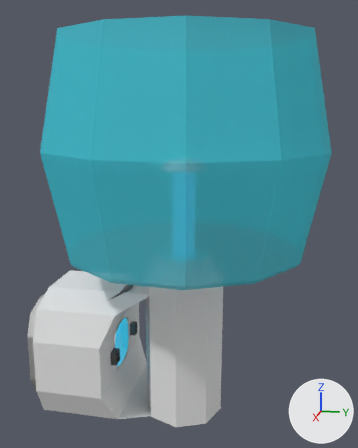
A saved change to the Blender file Assets/Models/connector_t.blend.
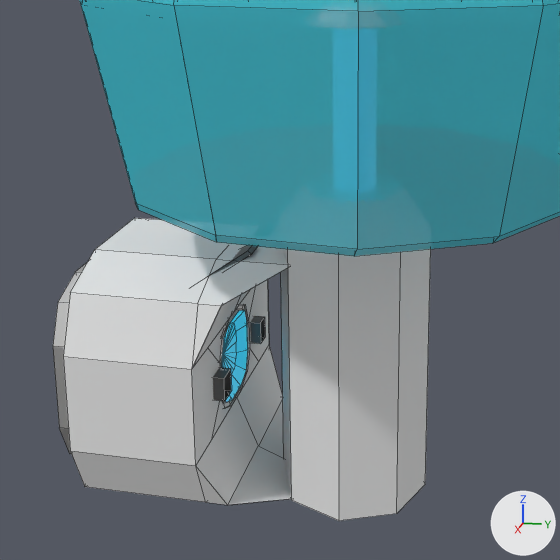
Each version is shown whole from a 50 mm camera at (3.48, 0.66, 1.86) aimed at (-0.03, -0.04, 0.98), then close up on the part from 0% to 81% of the width and 35% to 100% of the height. The lights are fixed; the arrows at lower right show +X, +Y and +Z. The close-ups show mesh edges as thin lines.

Script lines for the objects in view, before the commit:
```python
me_cube_001 = bpy.data.meshes.new('Cube.001')
me_cube_001.from_pydata(...)  # 56 vertices, 50 faces; spans x -0.3..0.3, y -0.3..0.3, z 0.0..1.96
# faces by material slot: [17, 25, 8]
me_cube_001.materials.append(mat_spacematerial)  # white #e7e7e7
me_cube_001.materials.append(mat_aluminium)  # light grey #e3e3e3
me_cube_001.materials.append(mat_electric)  # blue #489ae7
me_cube_002 = bpy.data.meshes.new('Cube.002')
me_cube_002.from_pydata(...)  # 115 vertices, 99 faces; spans x -0.5..0.5, y -1.1..0.0, z -0.5..0.5
# faces by material slot: [34, 38, 12, 15]
me_cube_002.materials.append(mat_spacematerial)  # white #e7e7e7
me_cube_002.materials.append(mat_aluminium)  # light grey #e3e3e3
me_cube_002.materials.append(mat_spacewool)  # yellow #e7d84f
me_cube_002.materials.append(mat_rubber)  # black #424242
me_cube_003 = bpy.data.meshes.new('Cube.003')
me_cube_003.from_pydata(...)  # 101 vertices, 94 faces; spans x -0.5..0.5, y -0.554..0.0, z -0.5..0.5
# faces by material slot: [18, 36, 40]
me_cube_003.materials.append(mat_spacematerial)  # white #e7e7e7
me_cube_003.materials.append(mat_glass)  # blue #3f8fbe
me_cube_003.materials.append(mat_aluminium)  # light grey #e3e3e3
me_cube_005 = bpy.data.meshes.new('Cube.005')
me_cube_005.from_pydata(...)  # 64 vertices, 50 faces; spans x -0.419..0.42, y -0.621..-0.37, z -0.53..0.53
me_cube_005.materials.append(mat_heavymetal)  # grey #747474
ob_aimodule = bpy.data.objects.new('AIModule', me_cube_001)
ob_aimodule.location = (0.0, 0.0, -0.5)
ob_airlockwall = bpy.data.objects.new('AirlockWall', me_cube_002)
ob_airlockwall.location = (0.0, 0.0, 0.0)
ob_shield = bpy.data.objects.new('Shield', me_cube_005)
ob_shield.location = (0.0, 0.0, 0.0)
ob_window = bpy.data.objects.new('Window', me_cube_003)
ob_window.location = (0.0, 0.0, 0.0)
# also in view: 'AIModule.001' at (0.0, 0.01, 1.54)
```
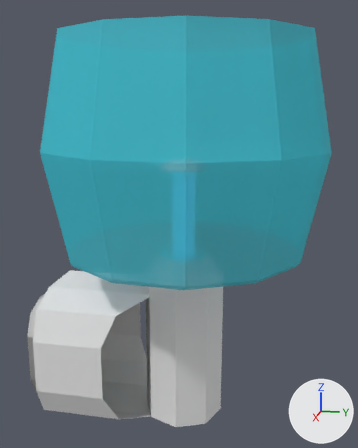
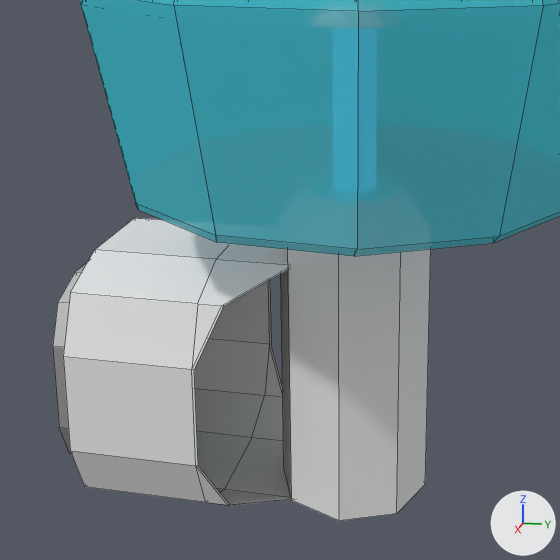
Location of each change, [x1, y1, x2, y2] in pixels of the close-ups (560 x 560 px):
'AirlockWall', reshaped: before [53, 218, 288, 505]; after [53, 218, 291, 505]
'Window', hidden: before [192, 280, 292, 505]
'Shield', hidden: before [207, 245, 265, 401]
part 1 of me_cube_002, added: after [192, 268, 291, 505]

What the commit changed:
me_cube_002 is used by ob_airlockwall; location (0.0, 0.0, 0.0).
me_cube_002 had 115 vertices, 99 faces and spanned x -0.5..0.5, y -1.1..0.0, z -0.5..0.5.
me_cube_002 now has 129 vertices, 113 faces and spans x -0.5..0.5, y -1.1..0.01, z -0.5..0.5.
Part 1, on me_cube_002:
14 new vertices lie (0.0, 0.01, 0.0) away from vertices in x -0.5..0.5, y -0.5..0.0, z -0.5..0.5.
14 new faces join them, mat_spacematerial (white #e7e7e7).
Object 'Window' (ob_window) is now hidden.
Object 'Shield' (ob_shield) is now hidden.
